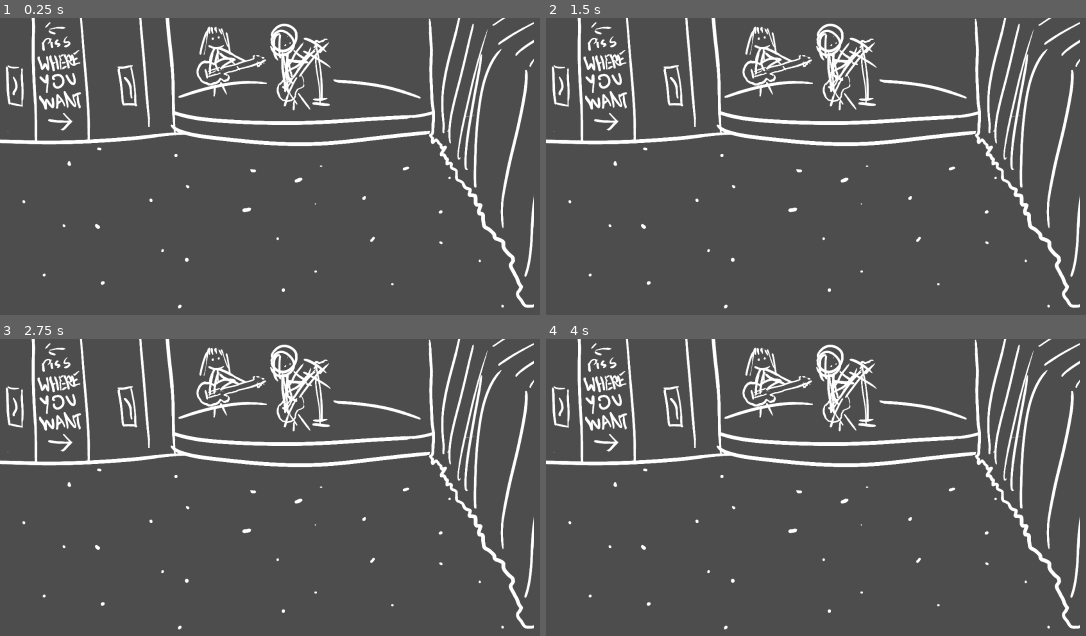
Above: before the commit, frames 1-4 (two rows, left to right).
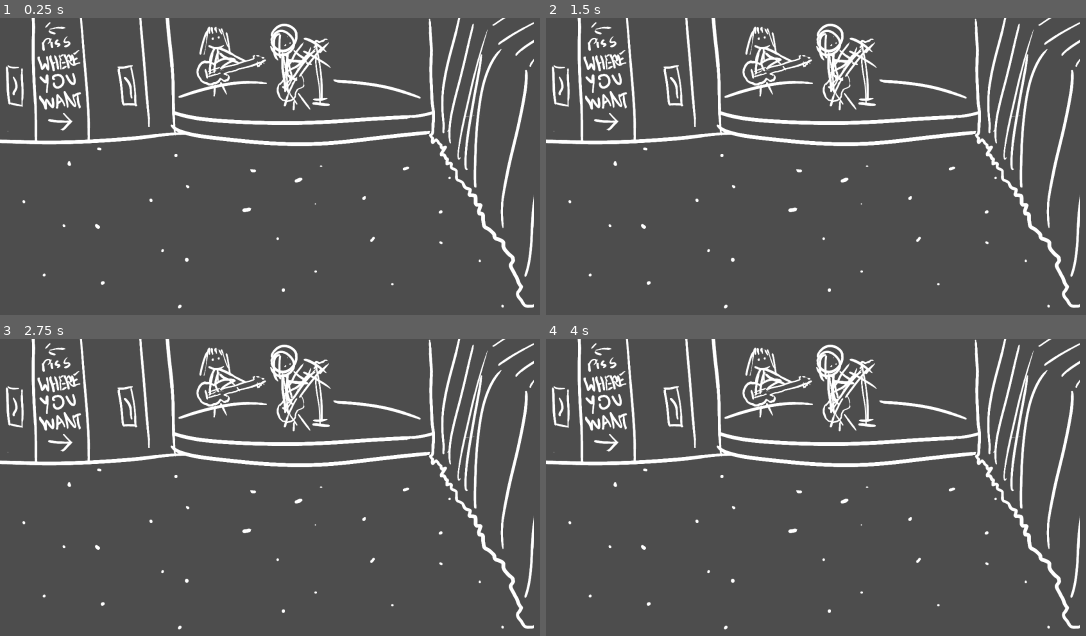
Above: after the commit, the same moments.

Repository: MarmadileManteater/Anxiety-Game
Game: Godot game, scene res://scenes/the_pit/the_pit.tscn
The game is run twice, just before and just after one commit, with the same random seed, the same clock (stepped at 60 frames per second) and the same inputs. This scene is started directly instead of the project's main scene.
Inputs (mouse positions are in pixels of both pictures, inside the frame that each line leads up to):
- Up to frame 1 (0.25 s): no input
- Up to frame 2 (1.5 s): tap Enter at 0.5 s; move the mouse to (outside the picture) at 0.52 s; click (outside the picture) at 0.67 s; tap Space at 1.25 s; move the mouse to (783, 264) at 1.27 s; click (783, 264) at 1.42 s
- Up to frame 3 (2.75 s): tap Enter at 2 s; move the mouse to (480, 463) at 2.02 s; click (480, 463) at 2.17 s
- Up to frame 4 (4 s): tap Space at 2.75 s; move the mouse to (outside the picture) at 2.77 s; click (outside the picture) at 2.92 s; tap Enter at 3.5 s; move the mouse to (outside the picture) at 3.52 s; click (outside the picture) at 3.67 s

The runs differ from the first frame. In frame 1, less than 0.1% of the frame differs, in the area x 39-58%, y 13-23%; in frame 2, nothing differs; in frame 3, less than 0.1%; in frame 4, nothing differs.

Commit message:
disable cursor changes on final text box

Diff:
--- a/project/scenes/the_pit/the_pit.gd
+++ b/project/scenes/the_pit/the_pit.gd
@@ -86,6 +86,7 @@
 	, 2, self)
 
 func _on_yes_pressed() -> void:
+	disable_cursor_change.emit()
 	$Dialog.text[4] = "let's do this"
 	$Dialog.done.connect(
 		func ():
--- a/project/scenes/the_pit/the_pit.tscn
+++ b/project/scenes/the_pit/the_pit.tscn
@@ -327,13 +327,13 @@
 position = Vector2(94, -249)
 sprite_frames = SubResource("SpriteFrames_6wcjf")
 autoplay = "default"
-frame_progress = 0.49439085
+frame_progress = 0.90806764
 
 [node name="Bassists" type="AnimatedSprite2D" parent="Drawing" unique_id=1693977462]
 position = Vector2(-91, -271)
 sprite_frames = SubResource("SpriteFrames_u4npt")
 autoplay = "default"
-frame_progress = 0.9365398
+frame_progress = 0.35021612
 
 [node name="Dancers" parent="." unique_id=213943213 instance=ExtResource("3_3cyfy")]
 visible = false
